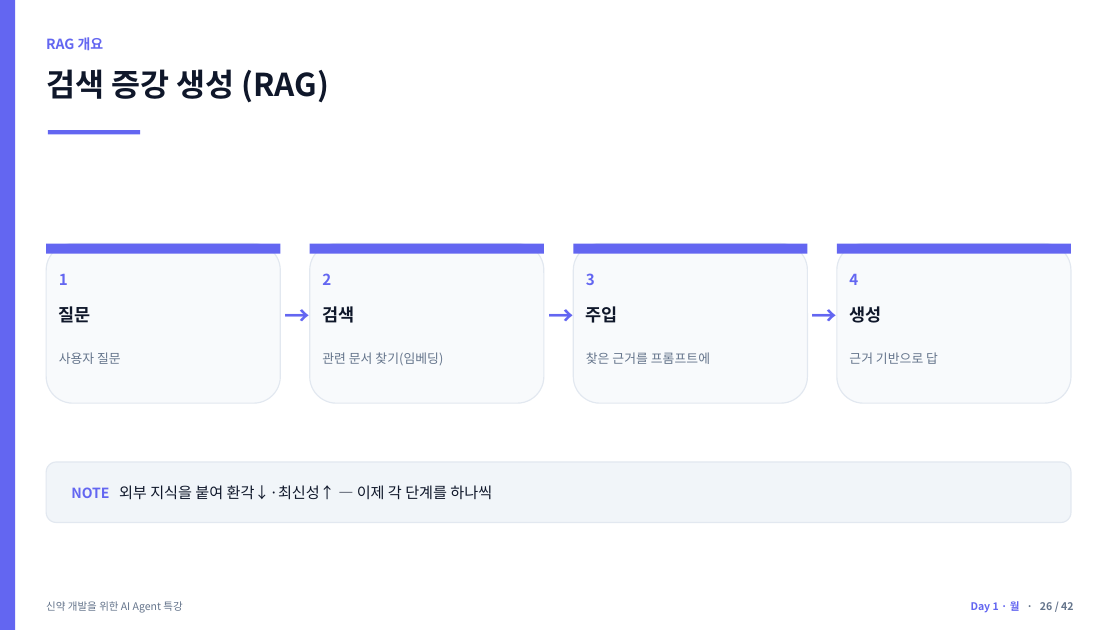
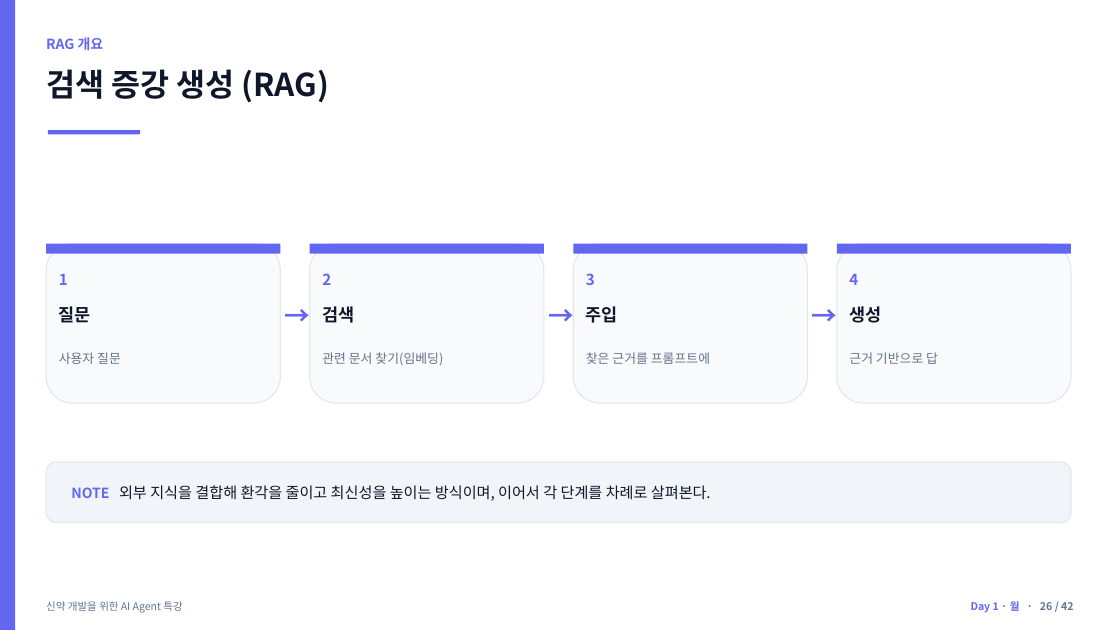
Before and after one commit to jyshin-22/wku-ai-agent-program, a slide deck: slide 26 of slides/day1.pptx. Drawn at 1120x630 pixels with LibreOffice and Linux fonts; fonts in the diff are those of the drawing. Boxes give left, top, right and bottom in pixels: in the first picture for what was removed or moved away, otherwise in the second. Text is boxed around its words. In the diff, an @@ line names an element or a change of style, - is before the commit and + after.

```diff
--- a/slides/day1.pptx
+++ b/slides/day1.pptx
@@ text at (71, 485, 711, 501): text changed @@
-NOTE 외부 지식을 붙여 환각↓·최신성↑ — 이제 각 단계를 하나씩
+NOTE 외부 지식을 결합해 환각을 줄이고 최신성을 높이는 방식이며, 이어서 각 단계를 차례로 살펴본다.
```
Also in this commit, not shown: 25 other slides changed, 10 other files.
